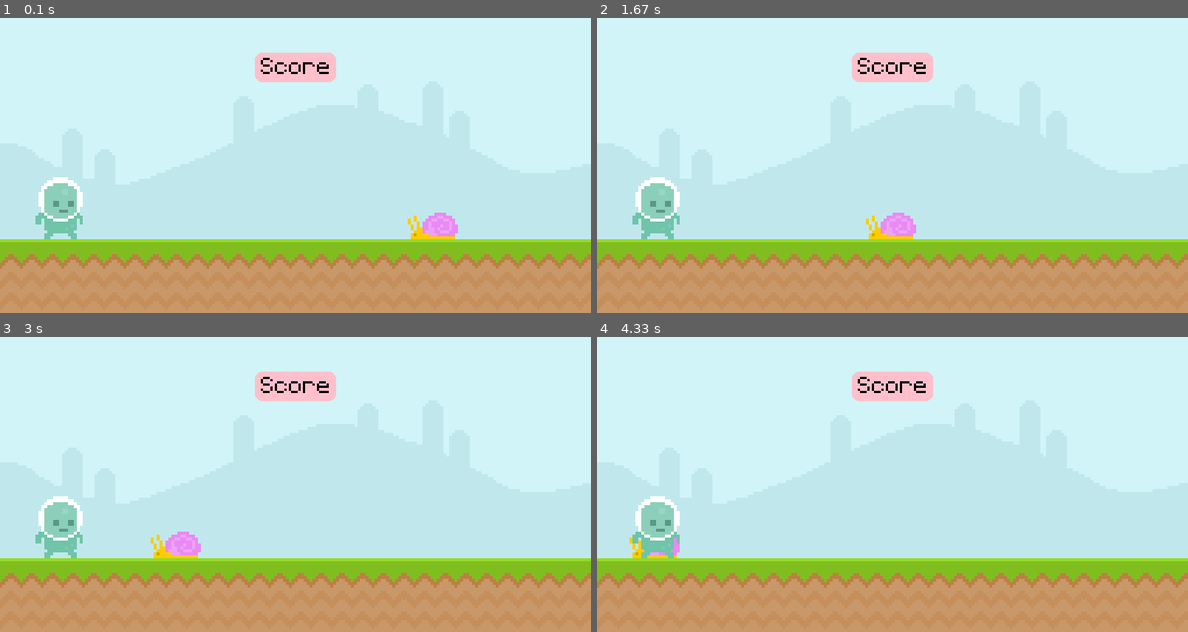
Above: before the commit, frames 1-4 (two rows, left to right).
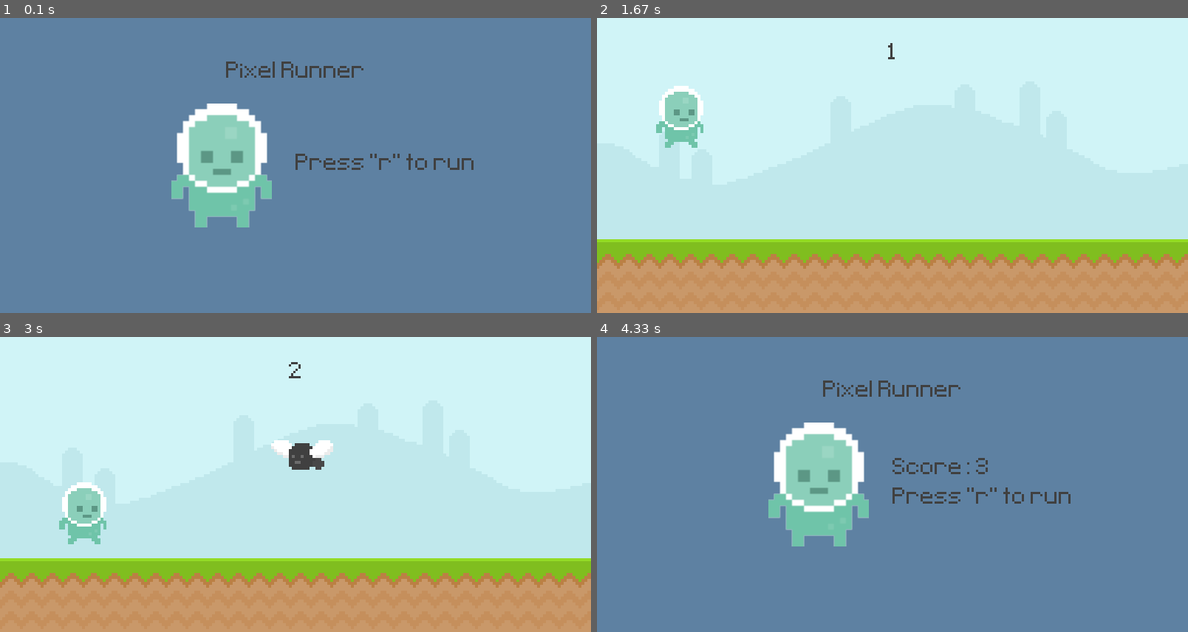
Above: after the commit, the same moments.

Repository: qnguyen1013/pygame
Game: pygame game, started from game.py
Same seed, same stepped clock (60 frames per second), same inputs: the game is played once before the commit and once after it.
Inputs (mouse positions are in pixels of both pictures, inside the frame that each line leads up to):
- Up to frame 1 (0.1 s): no input
- Up to frame 2 (1.67 s): hold R 0.33-0.8 s; move the mouse to (868, 177) at 0.37 s; tap Space at 0.83, 1.23, 1.53 s; move the mouse to (874, 150) at 1.2 s
- Up to frame 3 (3 s): move the mouse to (165, 575) at 2.03 s; tap Space at 2.07, 2.37 s
- Up to frame 4 (4.33 s): move the mouse to (957, 398) at 3.1 s; tap Space at 3.13 s

The runs differ from the first frame. In frame 1, 100% of the frame differs, in the area x 0-100%, y 0-100%; in frame 2, 4.4%; in frame 3, 4.6%; in frame 4, 100%.

Commit message:
added two enemy types

Diff:
--- a/game.py
+++ b/game.py
@@ -1,5 +1,39 @@
 import pygame
 from sys import exit
+from random import randint
+
+
+def display_score():
+    curr_time = int(pygame.time.get_ticks() / 1000) - start_time
+    score_surf = test_font.render(f"{curr_time}", False, (64, 64, 64))
+    score_rect = score_surf.get_rect(center=(400, 50))
+    screen.blit(score_surf, score_rect)
+    return curr_time
+
+
+def obstacle_movement(obstacle_list):
+    if obstacle_list:
+        for obstacle_rect in obstacle_list:
+            if obstacle_rect.bottom == 300:
+                obstacle_rect.x -= 5
+                screen.blit(snail_surface, obstacle_rect)
+            else:
+                obstacle_rect.x -= 7
+                screen.blit(fly_surface, obstacle_rect)
+
+        obstacle_list = [obstacle for obstacle in obstacle_list if obstacle.x > -100]
+        return obstacle_list
+    else:
+        return []
+
+
+def collisions(player, obstacles):
+    if obstacles:
+        for obstacle_rect in obstacles:
+            if player.colliderect(obstacle_rect):
+                return False
+    return True
+
 
 pygame.init()
 
@@ -8,6 +42,9 @@
 pygame.display.set_caption("Runner")
 clock = pygame.time.Clock()
 test_font = pygame.font.Font("font/Pixeltype.ttf", 50)  # take font type and size
+game_active = False
+start_time = 0
+score = 0
 
 # surfaces: takes a width and height, if not an imported image
 sky_surface = pygame.image.load(
@@ -16,18 +53,35 @@
 ground_surface = pygame.image.load("graphics/ground.png").convert()
 
 # text_surface = test_font.render("My game", False, "Black").convert()
-score_text_surface = test_font.render("Score", False, "Black").convert()
-score_text_rect = score_text_surface.get_rect(center=(400, 70))
+# score_text_surface = test_font.render("Score", False, (64, 64, 64)).convert()
+# score_text_rect = score_text_surface.get_rect(center=(400, 70))
 outer_rect = pygame.Rect(400, 70, 110, 40)
 outer_rect.center = (400, 67)
 
-
+# Obstacles
+obstacle_rect_list = []
 snail_surface = pygame.image.load("graphics/snail/snail1.png").convert_alpha()
-snail_rect = snail_surface.get_rect(midbottom=(600, 300))
+fly_surface = pygame.image.load("graphics/Fly/Fly1.png").convert_alpha()
 
 player_surface = pygame.image.load("graphics/Player/player_walk_1.png").convert_alpha()
 # get_rect draws rectangle around image => can do this in one operation by making a class that combines both surf & rect
 player_rect = player_surface.get_rect(midbottom=(80, 300))
+player_gravity = 0
+
+# Intro Screen
+player_stand = pygame.image.load("graphics/Player/player_stand.png")
+player_stand = pygame.transform.rotozoom(player_stand, 0, 2)
+player_stand_rect = player_stand.get_rect(center=(300, 200))
+
+game_title_surface = test_font.render("Pixel Runner", False, (64, 64, 64))
+game_title_rect = game_title_surface.get_rect(center=(400, 75))
+instruction_surf = test_font.render('Press "r" to run', False, (64, 64, 64))
+instruction_rect = instruction_surf.get_rect(midleft=(400, 220))
+
+
+# Timer
+obstacle_timer = pygame.USEREVENT + 1
+pygame.time.set_timer(obstacle_timer, 1400)
 
 # keep screen open
 while True:
@@ -35,31 +89,80 @@
         if event.type == pygame.QUIT:  # set to the x on the display screen
             pygame.quit()
             exit()  # similar to a break but more secure
-        # if event.type == pygame.MOUSEMOTION:
-        # if player_rect.collidepoint(event.pos):
-        #     print("collides")
 
-    # pygame draws images in the order in which they appear in
-    screen.blit(ground_surface, (0, 300))
-    screen.blit(sky_surface, (0, 0))  # 0,0 (origin) is in top left
-    # screen.blit(text_surface, (350, 20))
-    # pygame.draw.rect(screen, "Pink", score_text_rect)
-    # pygame.draw.rect(screen, "Pink", score_text_rect)
-    pygame.draw.rect(screen, "Pink", score_text_rect)
-    pygame.draw.rect(screen, "Pink", outer_rect, border_radius=10)
-    # pygame.draw.rect(screen, "Pink", outer_rect, 10)
-    screen.blit(score_text_surface, score_text_rect)
+        if game_active:
+            if event.type == pygame.KEYDOWN:
+                if event.key == pygame.K_SPACE:
+                    if player_rect.bottom == 300:
+                        player_gravity = -20
+        else:
+            if event.type == pygame.KEYDOWN:
+                if event.key == pygame.K_r:
+                    player_rect.left = 80
+                    game_active = not game_active
+                    start_time = int(pygame.time.get_ticks() / 1000)
 
-    snail_rect.left -= 2  # could also use snail_rect.x
-    if snail_rect.right <= 0:
-        snail_rect.left = 800
-    screen.blit(snail_surface, snail_rect)
+        if event.type == obstacle_timer and game_active:
+            if randint(0, 2):
+                obstacle_rect_list.append(
+                    snail_surface.get_rect(midbottom=(randint(900, 1100), 300))
+                )
+            else:
+                obstacle_rect_list.append(
+                    fly_surface.get_rect(midbottom=(randint(900, 1100), 180))
+                )
 
-    screen.blit(player_surface, player_rect)
+    if game_active:
+        # pygame draws images in the order in which they appear in
+        screen.blit(ground_surface, (0, 300))
+        screen.blit(sky_surface, (0, 0))  # 0,0 (origin) is in top left
 
-    # python auto converts 0 to false, but this is more readable imo
-    if player_rect.colliderect(snail_rect) == 1:
-        print("collision")
+        # pygame.draw.rect(screen, "#c0e8ec", score_text_rect)
+        # pygame.draw.rect(screen, "#c0e8ec", outer_rect, border_radius=10)
+        # screen.blit(score_text_surface, score_text_rect)
+
+        score = display_score()
+
+        # snail_rect.left -= 6  # could also use snail_rect.x
+        # if snail_rect.right <= 0:
+        #     snail_rect.left = 800
+        # screen.blit(snail_surface, snail_rect)
+
+        # PLAYER
+        player_gravity += 1
+        player_rect.y += player_gravity
+        if player_rect.bottom >= 300:
+            player_rect.bottom = 300
+
+        screen.blit(player_surface, player_rect)
+
+        # OBSTACLE MOVEMENT
+        obstacle_rect_list = obstacle_movement(obstacle_rect_list)
+
+        # keys = pygame.key.get_pressed()
+        # if keys[pygame.K_SPACE]:
+        #     print("jump")
+
+        # COLLISIONS
+        # python auto converts 0 to false, but this is more readable imo
+        game_active = collisions(player_rect, obstacle_rect_list)
+    else:
+        obstacle_rect_list.clear()
+        screen.fill((94, 129, 162))
+        player_rect.midbottom = (80, 300)
+        player_gravity = 0
+        screen.blit(player_stand, player_stand_rect)
+        screen.blit(game_title_surface, game_title_rect)
+        end_score_surf = test_font.render(f"Score: {score}", False, (64, 64, 64))
+        end_score_rect = end_score_surf.get_rect(midleft=(400, 180))
+        if score == 0:
+            instruction_rect.midleft = 400, 200
+            screen.blit(instruction_surf, instruction_rect)
+        else:
+            instruction_rect.midleft = 400, 220
+            screen.blit(end_score_surf, end_score_rect)
+            screen.blit(instruction_surf, instruction_rect)
+        pygame.display.flip()
 
     pygame.display.update()  # updates the display
 
